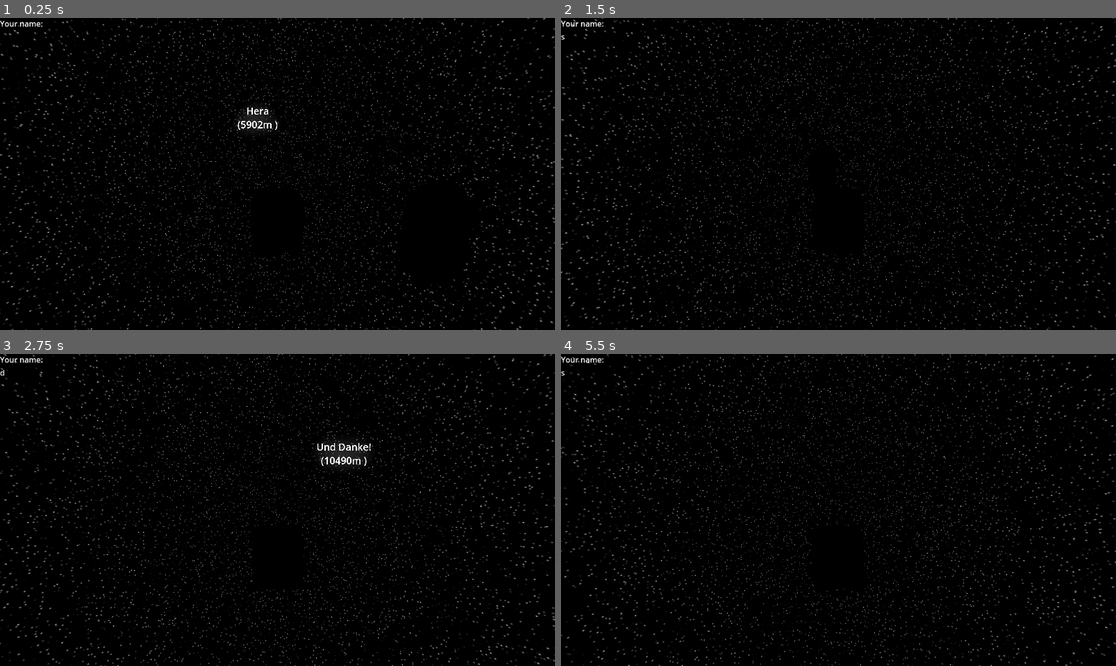
Above: before the commit, frames 1-4 (two rows, left to right).
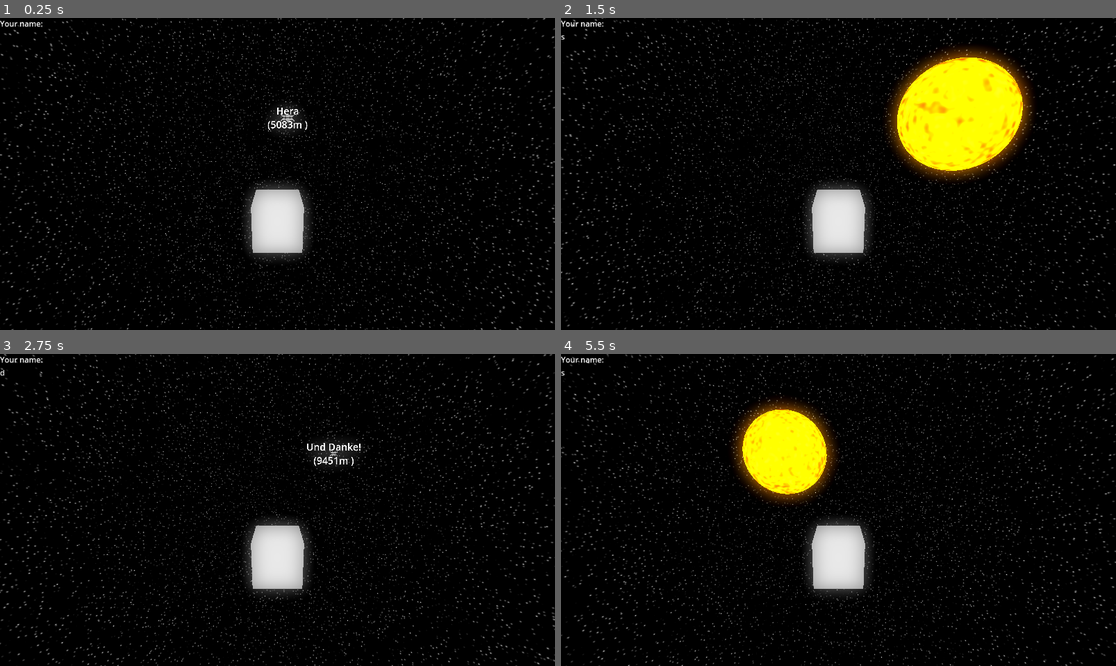
Above: after the commit, the same moments.

Repository: Paulpanther/Spacescaper
Game: Godot game, scene res://scenes/universe.tscn
Same seed, same stepped clock (60 frames per second), same inputs: the game is played once before the commit and once after it.
Inputs:
- Up to frame 1 (0.25 s): no input
- Up to frame 2 (1.5 s): tap Enter at 0.5 s; hold D (yaw_right) 0.53-1.28 s; hold S (backward) from 1.28 s (still down)
- Up to frame 3 (2.75 s): release S (backward) at 2.03 s; hold D (yaw_right) from 2.03 s (still down)
- Up to frame 4 (5.5 s): release D (yaw_right) at 2.78 s; hold W (forward) 2.78-3.53 s; hold A (yaw_left) 3.53-5.03 s; hold S (backward) from 5.03 s (still down)

The runs differ from the first frame. In frame 1, 3.2% of the frame differs, in the area x 42-86%, y 28-86%; in frame 2, 11%, in the area x 44-86%, y 9-78%; in frame 3, 2.8%; in frame 4, 7.4%.
Error in both runs: Attempt to call function 'get_active_material' in base 'null instance' on a null instance. (res://scripts/planet_beacon_eighth.gd:6)

Commit message:
HERE COMES THE SUN DUDUDUDUDU

Diff:
--- /dev/null
+++ b/scenes/sun.tscn
@@ -0,0 +1,16 @@
+[gd_scene load_steps=4 format=3 uid="uid://c6maad21u3lj6"]
+
+[ext_resource type="Shader" uid="uid://b7nqe2ofx8aec" path="res://shaders/sun.tres" id="1_u4v0n"]
+
+[sub_resource type="SphereMesh" id="SphereMesh_p0a7y"]
+
+[sub_resource type="ShaderMaterial" id="ShaderMaterial_mc8bh"]
+render_priority = 0
+shader = ExtResource("1_u4v0n")
+
+[node name="sun" type="Node3D"]
+
+[node name="MeshInstance3D" type="MeshInstance3D" parent="."]
+transform = Transform3D(500, 0, 0, 0, 500, 0, 0, 0, 500, 0, 0, 0)
+mesh = SubResource("SphereMesh_p0a7y")
+surface_material_override/0 = SubResource("ShaderMaterial_mc8bh")
--- a/scenes/universe.tscn
+++ b/scenes/universe.tscn
@@ -6,6 +6,7 @@
 [ext_resource type="Environment" uid="uid://c42xsomjsn02m" path="res://world_env.tres" id="3_7shnm"]
 [ext_resource type="Script" path="res://scripts/player.gd" id="4_6gffw"]
 [ext_resource type="Script" path="res://scripts/generateObjectiveDistribution.gd" id="6_dlfnc"]
+[ext_resource type="PackedScene" uid="uid://c6maad21u3lj6" path="res://scenes/sun.tscn" id="7_nife8"]
 
 [sub_resource type="CapsuleShape3D" id="CapsuleShape3D_cd7iu"]
 
@@ -26,7 +27,7 @@
 script = ExtResource("1_0qtp4")
 
 [node name="player" parent="." instance=ExtResource("2_3jgle")]
-transform = Transform3D(1, 0, 0, 0, 1, 0, 0, 0, 1, 2.943, 0, 0.591)
+transform = Transform3D(1, 0, 0, 0, 1, 0, 0, 0, 1, 800, 0, 800)
 script = ExtResource("4_6gffw")
 
 [node name="WorldEnvironment" type="WorldEnvironment" parent="."]
@@ -34,3 +35,5 @@
 
 [node name="Generator" type="Node" parent="."]
 script = ExtResource("6_dlfnc")
+
+[node name="sun" parent="." instance=ExtResource("7_nife8")]
--- a/shaders/clouds.tres
+++ b/shaders/clouds.tres
@@ -350,7 +350,7 @@
 
 }
 "
-graph_offset = Vector2(-738.241, 141.904)
+graph_offset = Vector2(-734.297, 180.998)
 varyings/world = "0,4"
 nodes/vertex/0/position = Vector2(620, 200)
 nodes/vertex/4/node = SubResource("VisualShaderNodeVaryingSetter_nrtka")
--- a/shaders/poles.tres
+++ b/shaders/poles.tres
@@ -44,16 +44,16 @@
 
 }
 "
-graph_offset = Vector2(-423, 2)
+graph_offset = Vector2(-529.238, -72.6831)
 nodes/fragment/0/position = Vector2(800, 220)
 nodes/fragment/2/node = SubResource("VisualShaderNodeInput_ighp1")
-nodes/fragment/2/position = Vector2(-620, 140)
+nodes/fragment/2/position = Vector2(-840, 20)
 nodes/fragment/3/node = SubResource("VisualShaderNodeVectorDecompose_1iqc3")
-nodes/fragment/3/position = Vector2(-320, 140)
+nodes/fragment/3/position = Vector2(-540, 20)
 nodes/fragment/4/node = SubResource("VisualShaderNodeFloatOp_xxmb4")
-nodes/fragment/4/position = Vector2(-120, 220)
+nodes/fragment/4/position = Vector2(-340, 100)
 nodes/fragment/5/node = SubResource("VisualShaderNodeFloatFunc_52sd7")
-nodes/fragment/5/position = Vector2(20, 280)
+nodes/fragment/5/position = Vector2(-160, 140)
 nodes/fragment/6/node = SubResource("VisualShaderNodeFloatOp_uhhix")
 nodes/fragment/6/position = Vector2(100, 100)
 nodes/fragment/7/node = SubResource("VisualShaderNodeMix_n6owt")
--- /dev/null
+++ b/shaders/sun.tres
@@ -0,0 +1,284 @@
+[gd_resource type="VisualShader" load_steps=15 format=3 uid="uid://b7nqe2ofx8aec"]
+
+[ext_resource type="Script" path="res://addons/shaderV/rgba/noise/perlin4d.gd" id="1_objpj"]
+
+[sub_resource type="VisualShaderNodeTransformVecMult" id="VisualShaderNodeTransformVecMult_4q5d6"]
+operator = 1
+
+[sub_resource type="VisualShaderNodeVectorCompose" id="VisualShaderNodeVectorCompose_ofy5x"]
+op_type = 0
+
+[sub_resource type="VisualShaderNodeVectorOp" id="VisualShaderNodeVectorOp_8c8ca"]
+operator = 2
+
+[sub_resource type="VisualShaderNodeFloatConstant" id="VisualShaderNodeFloatConstant_jo0i8"]
+constant = 10.0
+
+[sub_resource type="VisualShaderNodeInput" id="VisualShaderNodeInput_sv6dq"]
+input_name = "time"
+
+[sub_resource type="VisualShaderNodeFloatOp" id="VisualShaderNodeFloatOp_kdjrg"]
+default_input_values = [0, 0.0, 1, 0.3]
+operator = 2
+
+[sub_resource type="VisualShaderNodeCustom" id="VisualShaderNodeCustom_4nekc"]
+default_input_values = [1, Vector3(0, 0, 0), 2, 1.0, 3, 1.0, 4, 0.0]
+initialized = true
+script = ExtResource("1_objpj")
+
+[sub_resource type="VisualShaderNodeColorConstant" id="VisualShaderNodeColorConstant_n0pmr"]
+constant = Color(1, 1, 0.105882, 1)
+
+[sub_resource type="VisualShaderNodeColorConstant" id="VisualShaderNodeColorConstant_etv38"]
+constant = Color(0.949909, 0.518368, 0, 1)
+
+[sub_resource type="VisualShaderNodeMix" id="VisualShaderNodeMix_7p21r"]
+default_input_values = [0, Vector3(0, 0, 0), 1, Vector3(1, 1, 1), 2, Vector3(0.5, 0.5, 0.5)]
+op_type = 3
+
+[sub_resource type="VisualShaderNodeVectorDecompose" id="VisualShaderNodeVectorDecompose_ugyky"]
+
+[sub_resource type="VisualShaderNodeInput" id="VisualShaderNodeInput_w8ech"]
+input_name = "normal"
+
+[sub_resource type="VisualShaderNodeInput" id="VisualShaderNodeInput_gw67g"]
+input_name = "view_matrix"
+
+[resource]
+code = "shader_type spatial;
+
+
+// PerlinNoise4D
+vec4 _permute_perlin4d_noise_func(vec4 x) {
+	return ((x*34.0)+1.0)*x - floor(((x*34.0)+1.0)*x * (1.0 / 289.0)) * 289.0;
+}
+float _perlin4dNoiseFunc(vec4 P) {
+	vec4 Pi0 = floor(P);
+	vec4 Pi1 = Pi0 + 1.0;
+	Pi0 = Pi0 - floor(Pi0 * (1.0 / 289.0)) * 289.0;
+	Pi1 = Pi1 - floor(Pi1 * (1.0 / 289.0)) * 289.0;
+	vec4 Pf0 = fract(P);
+	vec4 Pf1 = Pf0 - 1.0;
+	vec4 ix = vec4(Pi0.x, Pi1.x, Pi0.x, Pi1.x);
+	vec4 iy = vec4(Pi0.yy, Pi1.yy);
+	vec4 iz0 = vec4(Pi0.zzzz);
+	vec4 iz1 = vec4(Pi1.zzzz);
+	vec4 iw0 = vec4(Pi0.wwww);
+	vec4 iw1 = vec4(Pi1.wwww);
+
+	vec4 ixy = _permute_perlin4d_noise_func(_permute_perlin4d_noise_func(ix) + iy);
+	vec4 ixy0 = _permute_perlin4d_noise_func(ixy + iz0);
+	vec4 ixy1 = _permute_perlin4d_noise_func(ixy + iz1);
+	vec4 ixy00 = _permute_perlin4d_noise_func(ixy0 + iw0);
+	vec4 ixy01 = _permute_perlin4d_noise_func(ixy0 + iw1);
+	vec4 ixy10 = _permute_perlin4d_noise_func(ixy1 + iw0);
+	vec4 ixy11 = _permute_perlin4d_noise_func(ixy1 + iw1);
+
+	vec4 gx00 = ixy00 * (1.0 / 7.0);
+	vec4 gy00 = floor(gx00) * (1.0 / 7.0);
+	vec4 gz00 = floor(gy00) * (1.0 / 6.0);
+	gx00 = fract(gx00) - 0.5;
+	gy00 = fract(gy00) - 0.5;
+	gz00 = fract(gz00) - 0.5;
+	vec4 gw00 = vec4(0.75) - abs(gx00) - abs(gy00) - abs(gz00);
+	vec4 sw00 = step(gw00, vec4(0.0));
+	gx00 -= sw00 * (step(0.0, gx00) - 0.5);
+	gy00 -= sw00 * (step(0.0, gy00) - 0.5);
+
+	vec4 gx01 = ixy01 * (1.0 / 7.0);
+	vec4 gy01 = floor(gx01) * (1.0 / 7.0);
+	vec4 gz01 = floor(gy01) * (1.0 / 6.0);
+	gx01 = fract(gx01) - 0.5;
+	gy01 = fract(gy01) - 0.5;
+	gz01 = fract(gz01) - 0.5;
+	vec4 gw01 = vec4(0.75) - abs(gx01) - abs(gy01) - abs(gz01);
+	vec4 sw01 = step(gw01, vec4(0.0));
+	gx01 -= sw01 * (step(0.0, gx01) - 0.5);
+	gy01 -= sw01 * (step(0.0, gy01) - 0.5);
+
+	vec4 gx10 = ixy10 * (1.0 / 7.0);
+	vec4 gy10 = floor(gx10) * (1.0 / 7.0);
+	vec4 gz10 = floor(gy10) * (1.0 / 6.0);
+	gx10 = fract(gx10) - 0.5;
+	gy10 = fract(gy10) - 0.5;
+	gz10 = fract(gz10) - 0.5;
+	vec4 gw10 = vec4(0.75) - abs(gx10) - abs(gy10) - abs(gz10);
+	vec4 sw10 = step(gw10, vec4(0.0));
+	gx10 -= sw10 * (step(0.0, gx10) - 0.5);
+	gy10 -= sw10 * (step(0.0, gy10) - 0.5);
+
+	vec4 gx11 = ixy11 * (1.0 / 7.0);
+	vec4 gy11 = floor(gx11) * (1.0 / 7.0);
+	vec4 gz11 = floor(gy11) * (1.0 / 6.0);
+	gx11 = fract(gx11) - 0.5;
+	gy11 = fract(gy11) - 0.5;
+	gz11 = fract(gz11) - 0.5;
+	vec4 gw11 = vec4(0.75) - abs(gx11) - abs(gy11) - abs(gz11);
+	vec4 sw11 = step(gw11, vec4(0.0));
+	gx11 -= sw11 * (step(0.0, gx11) - 0.5);
+	gy11 -= sw11 * (step(0.0, gy11) - 0.5);
+
+	vec4 g0000 = vec4(gx00.x,gy00.x,gz00.x,gw00.x);
+	vec4 g1000 = vec4(gx00.y,gy00.y,gz00.y,gw00.y);
+	vec4 g0100 = vec4(gx00.z,gy00.z,gz00.z,gw00.z);
+	vec4 g1100 = vec4(gx00.w,gy00.w,gz00.w,gw00.w);
+	vec4 g0010 = vec4(gx10.x,gy10.x,gz10.x,gw10.x);
+	vec4 g1010 = vec4(gx10.y,gy10.y,gz10.y,gw10.y);
+	vec4 g0110 = vec4(gx10.z,gy10.z,gz10.z,gw10.z);
+	vec4 g1110 = vec4(gx10.w,gy10.w,gz10.w,gw10.w);
+	vec4 g0001 = vec4(gx01.x,gy01.x,gz01.x,gw01.x);
+	vec4 g1001 = vec4(gx01.y,gy01.y,gz01.y,gw01.y);
+	vec4 g0101 = vec4(gx01.z,gy01.z,gz01.z,gw01.z);
+	vec4 g1101 = vec4(gx01.w,gy01.w,gz01.w,gw01.w);
+	vec4 g0011 = vec4(gx11.x,gy11.x,gz11.x,gw11.x);
+	vec4 g1011 = vec4(gx11.y,gy11.y,gz11.y,gw11.y);
+	vec4 g0111 = vec4(gx11.z,gy11.z,gz11.z,gw11.z);
+	vec4 g1111 = vec4(gx11.w,gy11.w,gz11.w,gw11.w);
+
+	vec4 norm00 = 1.79284291400159 - 0.85373472095314 * vec4(dot(g0000, g0000), dot(g0100, g0100), dot(g1000, g1000), dot(g1100, g1100));
+	g0000 *= norm00.x;
+	g0100 *= norm00.y;
+	g1000 *= norm00.z;
+	g1100 *= norm00.w;
+
+	vec4 norm01 = 1.79284291400159 - 0.85373472095314 * vec4(dot(g0001, g0001), dot(g0101, g0101), dot(g1001, g1001), dot(g1101, g1101));
+	g0001 *= norm01.x;
+	g0101 *= norm01.y;
+	g1001 *= norm01.z;
+	g1101 *= norm01.w;
+
+	vec4 norm10 = 1.79284291400159 - 0.85373472095314 * vec4(dot(g0010, g0010), dot(g0110, g0110), dot(g1010, g1010), dot(g1110, g1110));
+	g0010 *= norm10.x;
+	g0110 *= norm10.y;
+	g1010 *= norm10.z;
+	g1110 *= norm10.w;
+
+	vec4 norm11 = 1.79284291400159 - 0.85373472095314 * vec4(dot(g0011, g0011), dot(g0111, g0111), dot(g1011, g1011), dot(g1111, g1111));
+	g0011 *= norm11.x;
+	g0111 *= norm11.y;
+	g1011 *= norm11.z;
+	g1111 *= norm11.w;
+
+	float n0000 = dot(g0000, Pf0);
+	float n1000 = dot(g1000, vec4(Pf1.x, Pf0.yzw));
+	float n0100 = dot(g0100, vec4(Pf0.x, Pf1.y, Pf0.zw));
+	float n1100 = dot(g1100, vec4(Pf1.xy, Pf0.zw));
+	float n0010 = dot(g0010, vec4(Pf0.xy, Pf1.z, Pf0.w));
+	float n1010 = dot(g1010, vec4(Pf1.x, Pf0.y, Pf1.z, Pf0.w));
+	float n0110 = dot(g0110, vec4(Pf0.x, Pf1.yz, Pf0.w));
+	float n1110 = dot(g1110, vec4(Pf1.xyz, Pf0.w));
+	float n0001 = dot(g0001, vec4(Pf0.xyz, Pf1.w));
+	float n1001 = dot(g1001, vec4(Pf1.x, Pf0.yz, Pf1.w));
+	float n0101 = dot(g0101, vec4(Pf0.x, Pf1.y, Pf0.z, Pf1.w));
+	float n1101 = dot(g1101, vec4(Pf1.xy, Pf0.z, Pf1.w));
+	float n0011 = dot(g0011, vec4(Pf0.xy, Pf1.zw));
+	float n1011 = dot(g1011, vec4(Pf1.x, Pf0.y, Pf1.zw));
+	float n0111 = dot(g0111, vec4(Pf0.x, Pf1.yzw));
+	float n1111 = dot(g1111, Pf1);
+
+	vec4 fade_xyzw = Pf0 * Pf0 * Pf0 * (Pf0 * (Pf0 * 6.0 - 15.0) + 10.0);
+	vec4 n_0w = mix(vec4(n0000, n1000, n0100, n1100), vec4(n0001, n1001, n0101, n1101), fade_xyzw.w);
+	vec4 n_1w = mix(vec4(n0010, n1010, n0110, n1110), vec4(n0011, n1011, n0111, n1111), fade_xyzw.w);
+	vec4 n_zw = mix(n_0w, n_1w, fade_xyzw.z);
+	vec2 n_yzw = mix(n_zw.xy, n_zw.zw, fade_xyzw.y);
+	float n_xyzw = mix(n_yzw.x, n_yzw.y, fade_xyzw.x);
+	return 2.2 * n_xyzw;
+}
+
+void fragment() {
+// ColorConstant:19
+	vec4 n_out19p0 = vec4(0.949909, 0.518368, 0.000000, 1.000000);
+
+
+// ColorConstant:18
+	vec4 n_out18p0 = vec4(1.000000, 1.000000, 0.105882, 1.000000);
+
+
+// Input:9
+	mat4 n_out9p0 = VIEW_MATRIX;
+
+
+// Input:8
+	vec3 n_out8p0 = NORMAL;
+
+
+// TransformVectorMult:10
+	vec3 n_out10p0 = (vec4(n_out8p0, 1.0) * n_out9p0).xyz;
+
+
+// FloatConstant:13
+	float n_out13p0 = 10.000000;
+
+
+// VectorOp:12
+	vec3 n_out12p0 = n_out10p0 * vec3(n_out13p0);
+
+
+// VectorDecompose:7
+	float n_out7p0 = n_out12p0.x;
+	float n_out7p1 = n_out12p0.y;
+	float n_out7p2 = n_out12p0.z;
+
+
+// VectorCompose:11
+	vec2 n_out11p0 = vec2(n_out7p0, n_out7p1);
+
+
+// Input:15
+	float n_out15p0 = TIME;
+
+
+// FloatOp:16
+	float n_in16p1 = 0.30000;
+	float n_out16p0 = n_out15p0 * n_in16p1;
+
+
+	float n_out17p0;
+// PerlinNoise4D:17
+	vec3 n_in17p1 = vec3(0.00000, 0.00000, 0.00000);
+	float n_in17p2 = 1.00000;
+	{
+		n_out17p0 = _perlin4dNoiseFunc(vec4((vec3(n_out11p0, 0.0).xy + n_in17p1.xy) * n_in17p2, n_out7p2, n_out16p0));
+	}
+
+
+// Mix:20
+	vec3 n_out20p0 = mix(vec3(n_out19p0.xyz), vec3(n_out18p0.xyz), vec3(n_out17p0));
+
+
+// Output:0
+	ALBEDO = n_out20p0;
+	EMISSION = n_out20p0;
+
+
+}
+"
+graph_offset = Vector2(-382.092, -35.8629)
+nodes/fragment/0/position = Vector2(844.295, 64.2436)
+nodes/fragment/7/node = SubResource("VisualShaderNodeVectorDecompose_ugyky")
+nodes/fragment/7/position = Vector2(-123.097, 112.529)
+nodes/fragment/8/node = SubResource("VisualShaderNodeInput_w8ech")
+nodes/fragment/8/position = Vector2(-1130.33, 173.588)
+nodes/fragment/9/node = SubResource("VisualShaderNodeInput_gw67g")
+nodes/fragment/9/position = Vector2(-827.392, 60.208)
+nodes/fragment/10/node = SubResource("VisualShaderNodeTransformVecMult_4q5d6")
+nodes/fragment/10/position = Vector2(-533.313, 148.786)
+nodes/fragment/11/node = SubResource("VisualShaderNodeVectorCompose_ofy5x")
+nodes/fragment/11/position = Vector2(132.794, 53.1218)
+nodes/fragment/12/node = SubResource("VisualShaderNodeVectorOp_8c8ca")
+nodes/fragment/12/position = Vector2(-279.98, 123.984)
+nodes/fragment/13/node = SubResource("VisualShaderNodeFloatConstant_jo0i8")
+nodes/fragment/13/position = Vector2(-593.546, 361.373)
+nodes/fragment/15/node = SubResource("VisualShaderNodeInput_sv6dq")
+nodes/fragment/15/position = Vector2(-253.406, 352.516)
+nodes/fragment/16/node = SubResource("VisualShaderNodeFloatOp_kdjrg")
+nodes/fragment/16/position = Vector2(159.368, 301.14)
+nodes/fragment/17/node = SubResource("VisualShaderNodeCustom_4nekc")
+nodes/fragment/17/position = Vector2(343.61, 72.6089)
+nodes/fragment/18/node = SubResource("VisualShaderNodeColorConstant_n0pmr")
+nodes/fragment/18/position = Vector2(332.059, 328.263)
+nodes/fragment/19/node = SubResource("VisualShaderNodeColorConstant_etv38")
+nodes/fragment/19/position = Vector2(334.203, 409.719)
+nodes/fragment/20/node = SubResource("VisualShaderNodeMix_7p21r")
+nodes/fragment/20/position = Vector2(582.859, 210.366)
+nodes/fragment/connections = PackedInt32Array(8, 0, 10, 1, 9, 0, 10, 0, 7, 0, 11, 0, 7, 1, 11, 1, 10, 0, 12, 0, 12, 0, 7, 0, 13, 0, 12, 1, 15, 0, 16, 0, 11, 0, 17, 0, 16, 0, 17, 4, 7, 2, 17, 3, 17, 0, 20, 2, 20, 0, 0, 0, 20, 0, 0, 5, 18, 0, 20, 1, 19, 0, 20, 0)
--- a/world_env.tres
+++ b/world_env.tres
@@ -11,6 +11,7 @@
 [resource]
 background_mode = 2
 sky = SubResource("Sky_kq2bt")
-ambient_light_source = 3
+ambient_light_color = Color(1, 1, 1, 1)
+ambient_light_sky_contribution = 0.0
 glow_enabled = true
 glow_bloom = 1.0
Not shown: 1 places in scenes/universe.tscn that only renumber resources
